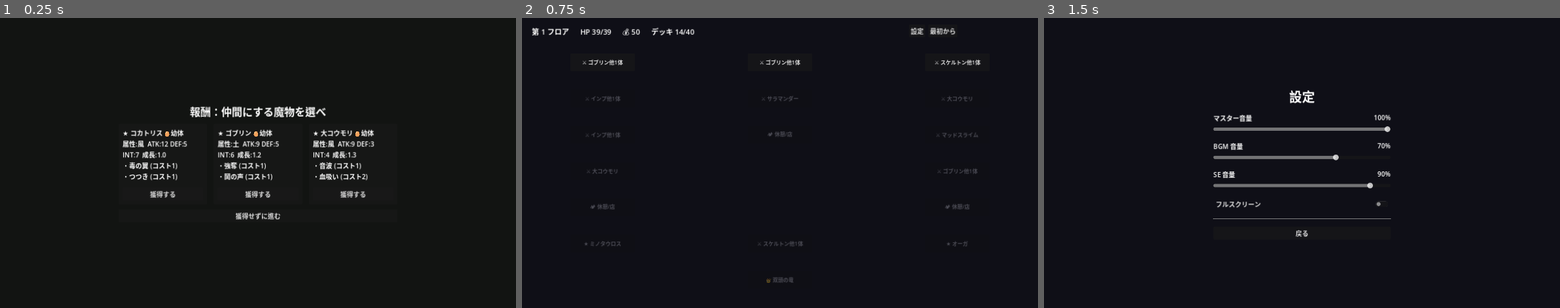
Above: before the commit, frames 1-3 (left to right).
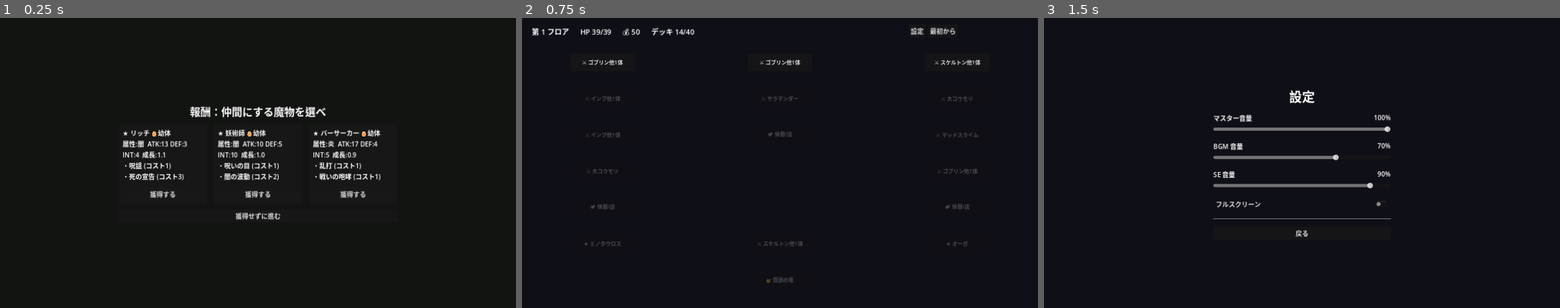
Above: after the commit, the same moments.

Repository: bakery48/mortal-pact
Game: Godot game, scene res://scenes/ui/reward.tscn
Two runs of this game, one before a commit and one after it. Both use one fixed random seed, a clock stepped at 60 frames per second and the inputs below. This scene is started directly instead of the project's main scene.
Inputs:
- Up to frame 1 (0.25 s): no input
- Up to frame 2 (0.75 s): click "獲得する" at 0.5 s
- Up to frame 3 (1.5 s): click "設定" at 1.25 s

The runs differ from the first frame. In frame 1, 1.7% of the frame differs, in the area x 25-74%, y 38-56%; in frame 2, nothing differs; in frame 3, nothing differs.

Commit message:
feat: add support-specialist monsters (大天使/大賢者/豊穣の女神)
低ATK/DEFの代わりに高INT・両スキルとも補助という特化型を追加。
キャップを超える強力なバフ/回復を持つが、自力では戦えず脆い。
- 大天使(INT16): 聖光の加護(+11buff) / 天恵(12回復) @成体
- 大賢者(INT15): 鼓舞(cost1 +6buff) / 魔力供給(energy)
- 豊穣の女神(INT15): 再生の祝福(REGEN) / 大地の癒し(12回復)

Diff:
--- a/scripts/monster_factory.gd
+++ b/scripts/monster_factory.gd
@@ -232,6 +232,20 @@
 		_cmd("詠唱", 1, CommandData.Effect.ENERGY, 2, "エネルギー+2"),
 		_cmd("禁呪", 3, CommandData.Effect.DOUBLE_NEXT, 0, "次のダメージを2倍にする"),
 	], 5))
+
+	# --- 補助特化（戦闘力は低いが INT が高く、両スキルとも補助） ---
+	list.append(_monster("大天使", 6, 7, MonsterData.Element.LIGHT, 0.9, [
+		_cmd("聖光の加護", 2, CommandData.Effect.BUFF_ATK, 6, "このターンの与ダメージ+6"),
+		_cmd("天恵", 2, CommandData.Effect.HEAL, 8, "HPを8回復"),
+	], 16))
+	list.append(_monster("大賢者", 5, 6, MonsterData.Element.NONE, 0.9, [
+		_cmd("鼓舞", 1, CommandData.Effect.BUFF_ATK, 4, "このターンの与ダメージ+4"),
+		_cmd("魔力供給", 1, CommandData.Effect.ENERGY, 2, "エネルギー+2"),
+	], 15))
+	list.append(_monster("豊穣の女神", 4, 8, MonsterData.Element.EARTH, 0.9, [
+		_cmd("再生の祝福", 2, CommandData.Effect.REGEN, 6, "再生6を得る"),
+		_cmd("大地の癒し", 2, CommandData.Effect.HEAL, 8, "HPを8回復"),
+	], 15))
 
 	# --- スターター種族（報酬でも再入手できるように） ---
 	list.append(_monster("ウンディーネ", 7, 7, MonsterData.Element.WATER, 1.1, [
